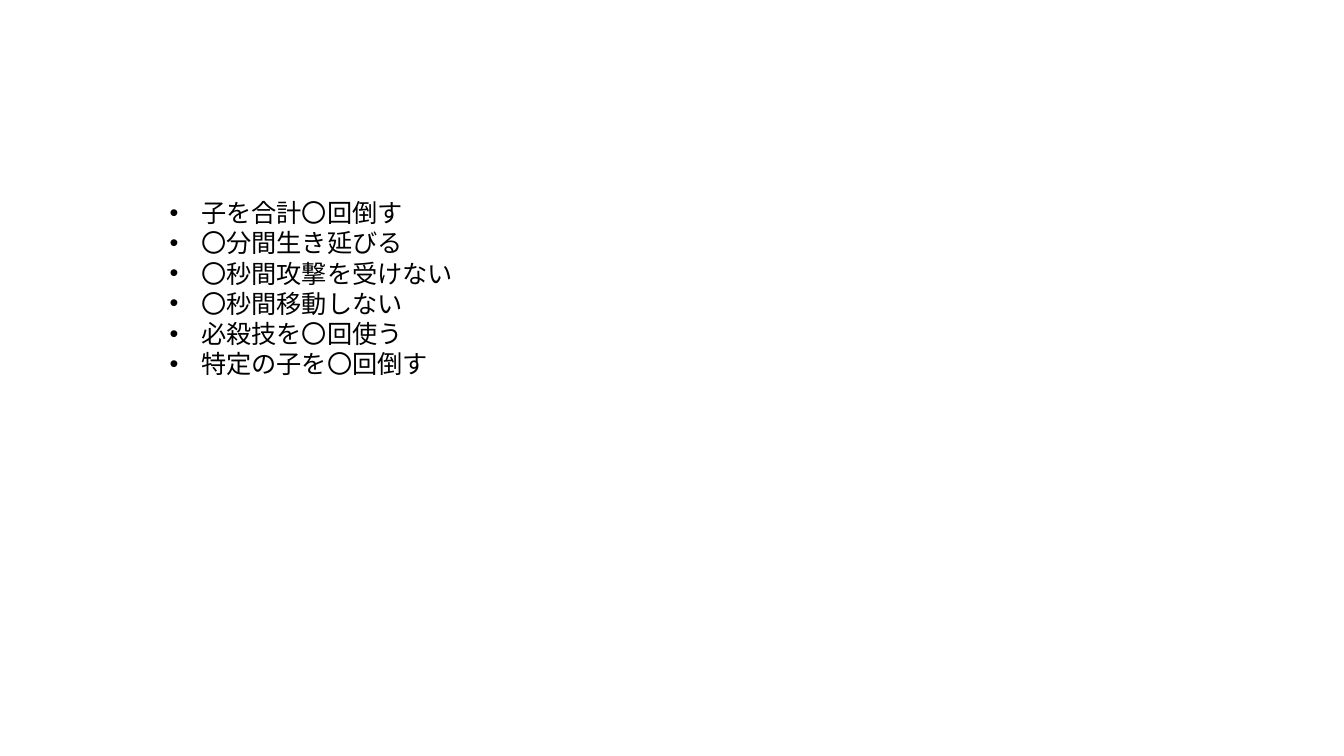
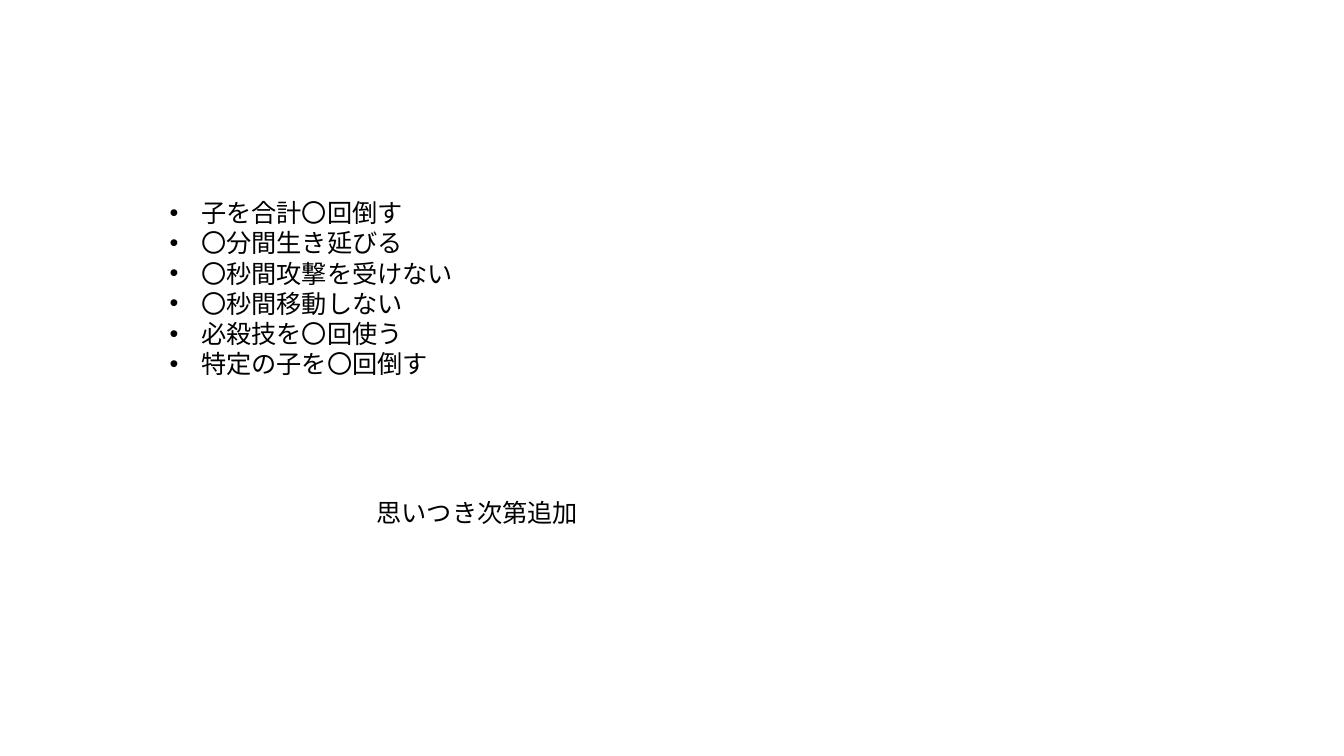
Before and after one commit to soushi1116/Employment, a slide deck: slide 1 of 仕様書/勝利条件.pptx. Drawn at 1344x756 pixels with LibreOffice and Linux fonts; fonts in the diff are those of the drawing. Boxes give left, top, right and bottom in pixels: in the first picture for what was removed or moved away, otherwise in the second. Text is boxed around its words. In the diff, an @@ line names an element or a change of style, - is before the commit and + after.

```diff
--- a/仕様書/勝利条件.pptx
+++ b/仕様書/勝利条件.pptx
@@ text added at [376,501,578,524], 18 pt, text #000000 @@
+思いつき次第追加
```
Also in this commit, not shown: 2 other files.
